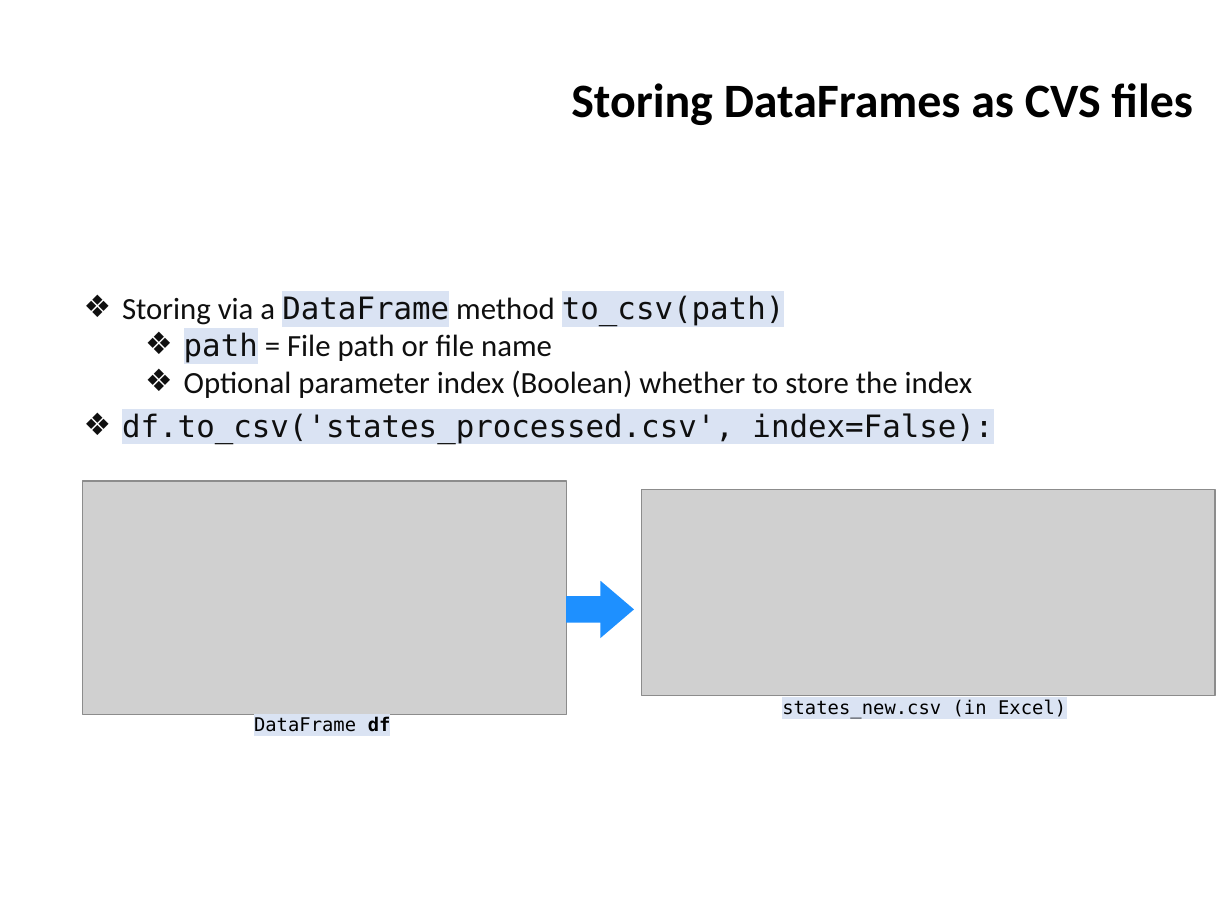
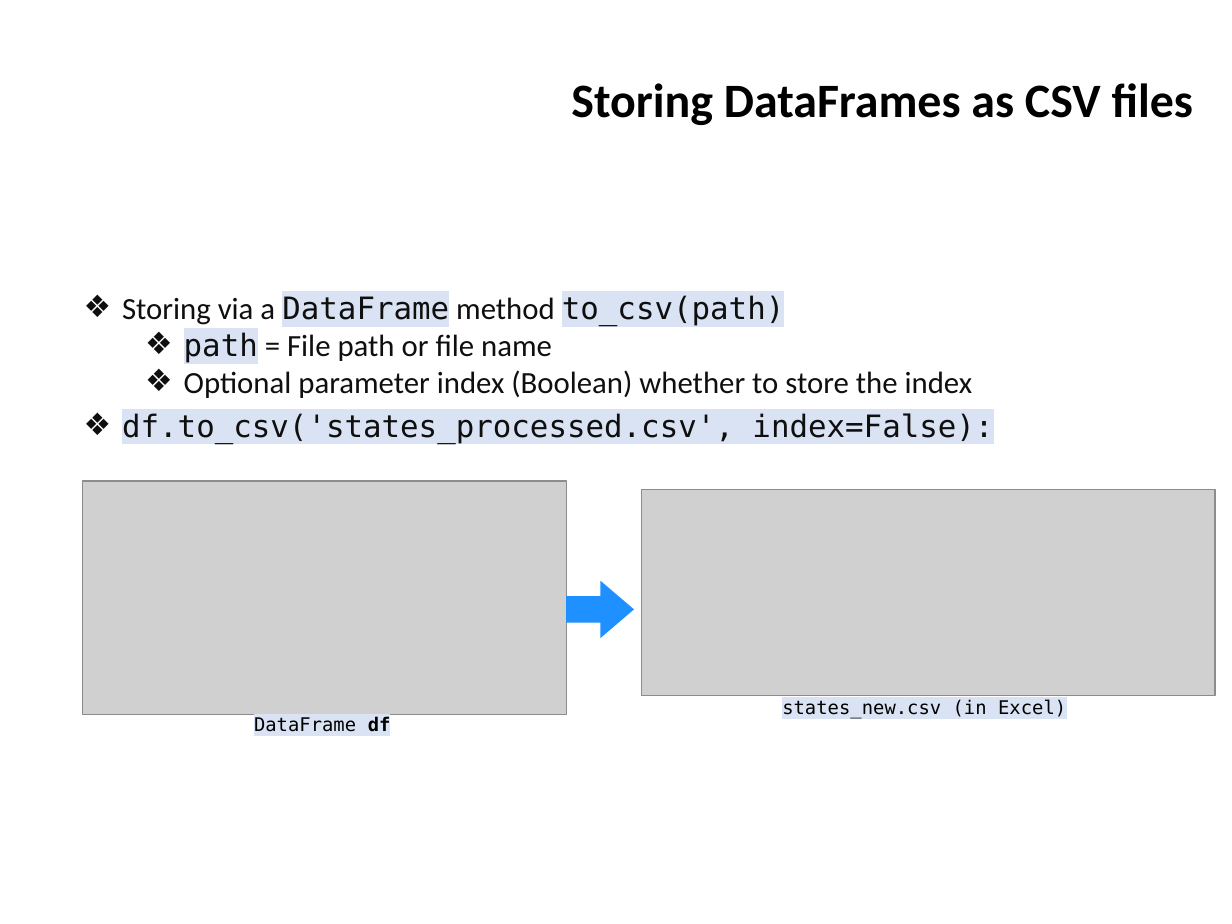
Before and after one commit to ifromm/fcsp, a slide deck: slide 36 of Slides/unit_8_prog_5.pptx. Drawn at 1232x924 pixels with LibreOffice and Linux fonts; fonts in the diff are those of the drawing; grey boxes stand for pictures; background and template pictures are left out. Boxes give left, top, right and bottom in pixels: in the first picture for what was removed or moved away, otherwise in the second. Text is boxed around its words. In the diff, an @@ line names an element or a change of style, - is before the commit and + after.

Commit message:
Typo

```diff
--- a/Slides/unit_8_prog_5.pptx
+++ b/Slides/unit_8_prog_5.pptx
@@ text at (x1=571, y1=83, x2=1193, y2=125): text changed @@
-Storing DataFrames as CVS files
+Storing DataFrames as CSV files
```
Also in this commit, not shown: 1 other slide changed.
